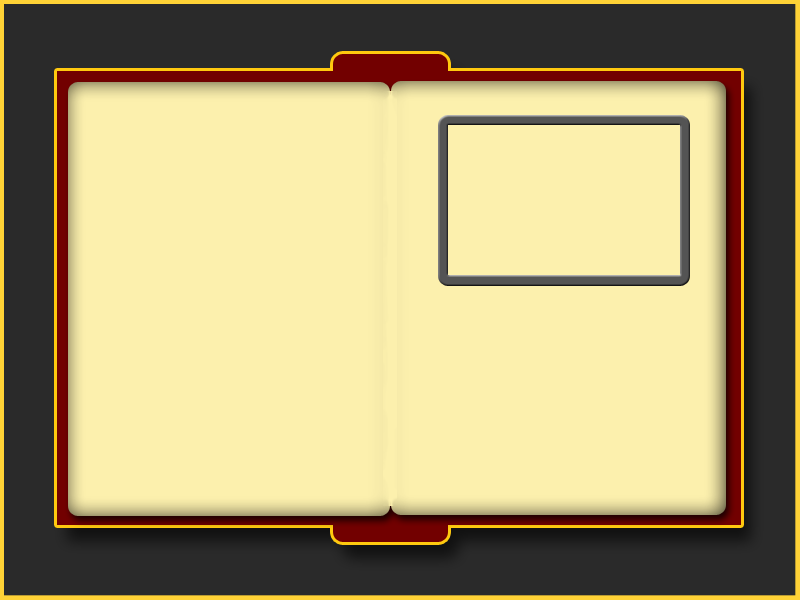
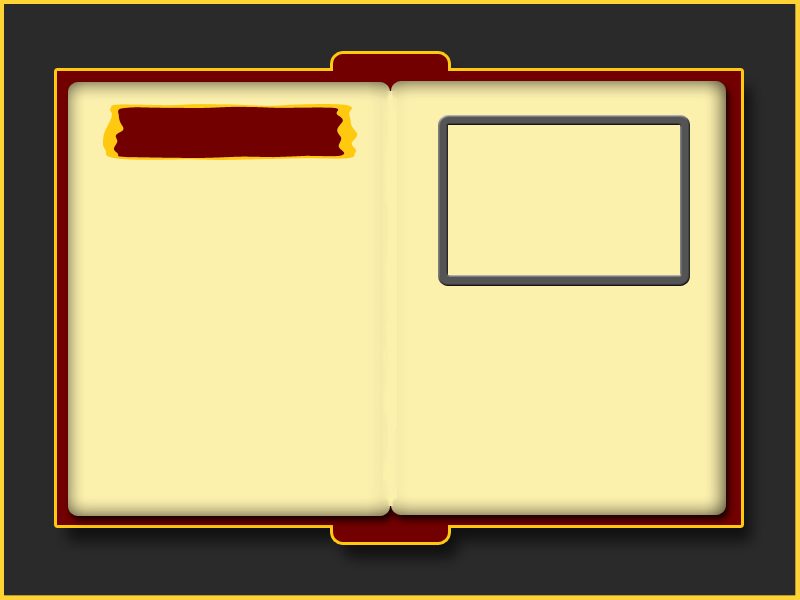
Layer changes from the first 800 x 600 image to the second:
added layer "Title Background" above "Image Frame" over [left=102, top=104, right=358, bottom=160]
